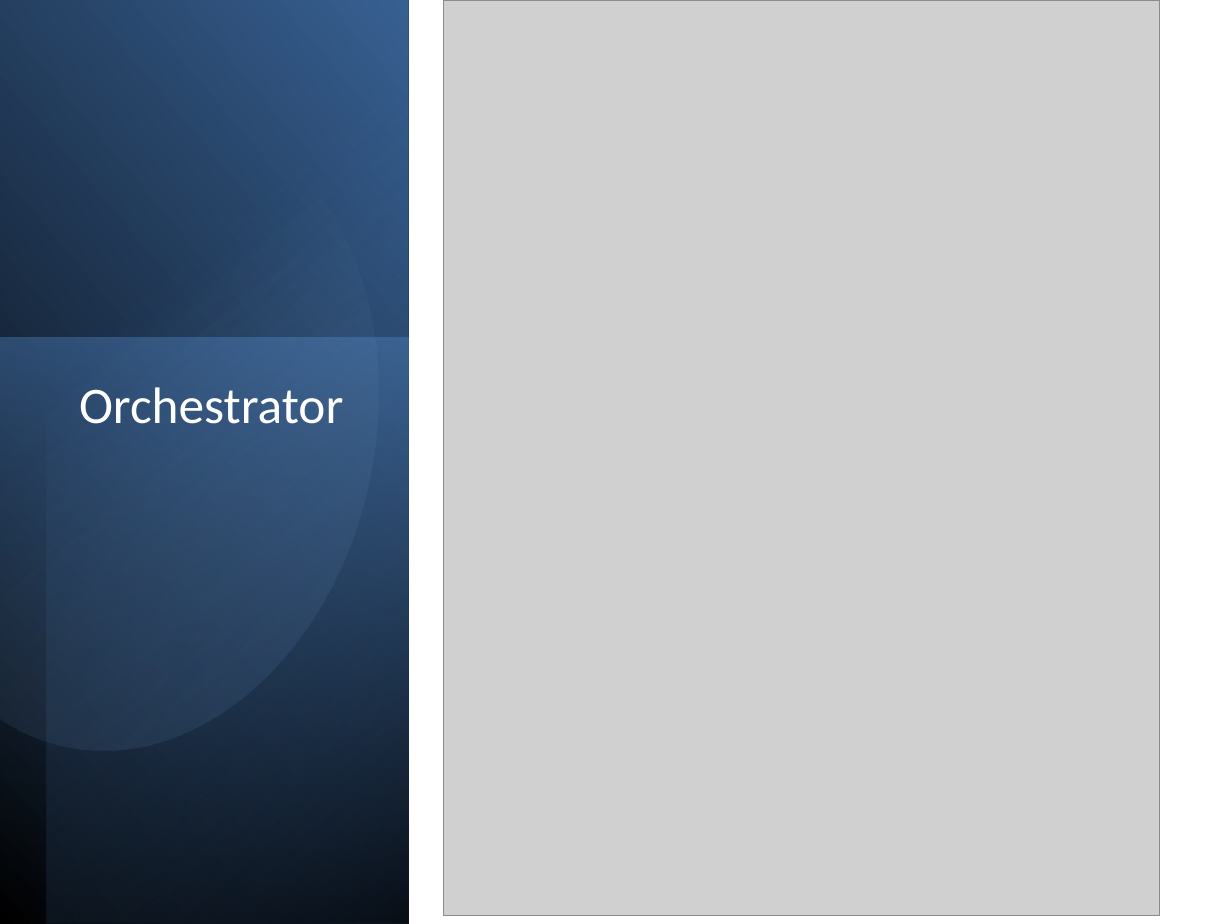
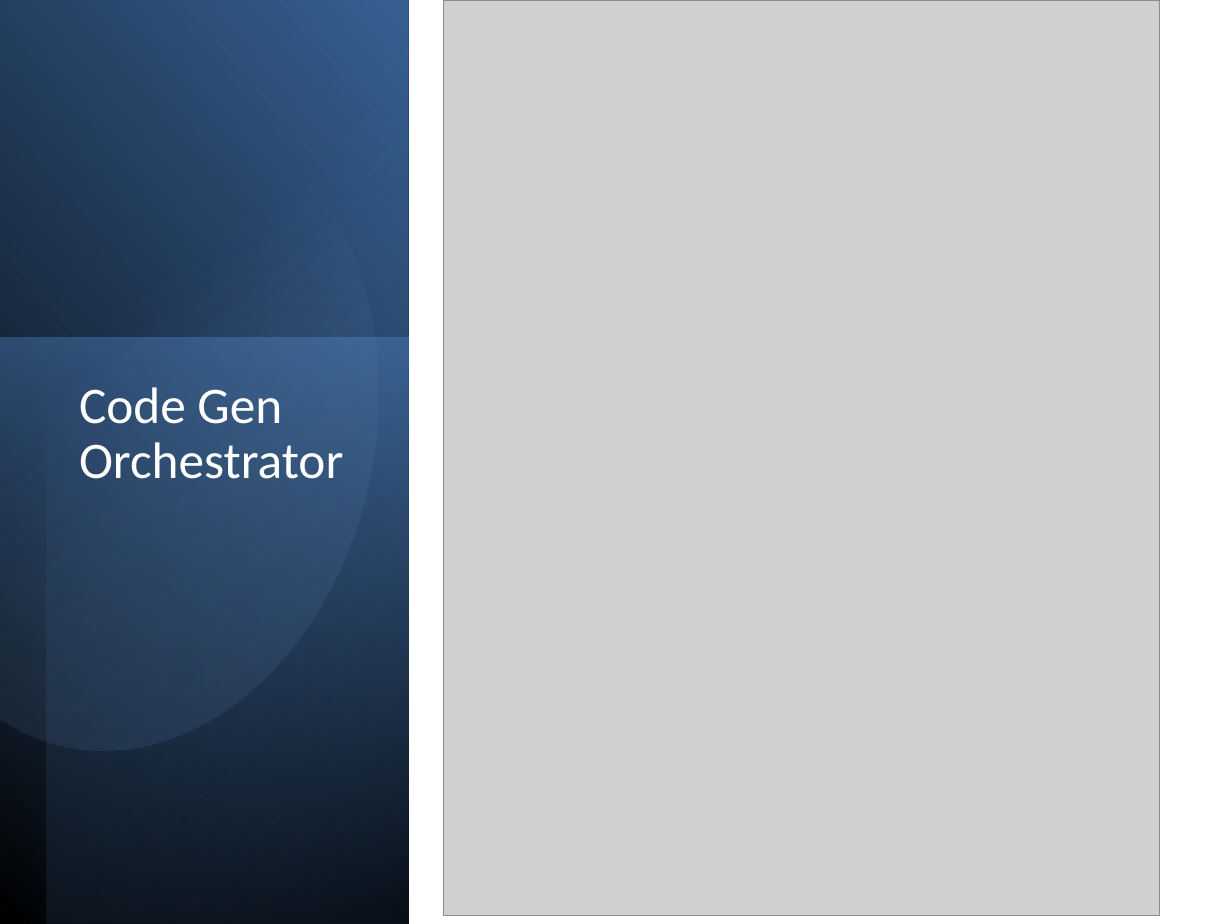
Before and after one commit to kishorec/CSharpCodeGenAgents, a slide deck: slide 6 of docs/CodeGenAgentPresentation.pptx. Drawn at 1232x924 pixels with LibreOffice and Linux fonts; fonts in the diff are those of the drawing; grey boxes stand for pictures. Boxes give left, top, right and bottom in pixels: in the first picture for what was removed or moved away, otherwise in the second. Text is boxed around its words. In the diff, an @@ line names an element or a change of style, - is before the commit and + after.

```diff
--- a/docs/CodeGenAgentPresentation.pptx
+++ b/docs/CodeGenAgentPresentation.pptx
@@ title at (x1=79, y1=387, x2=343, y2=479): text changed @@
-Orchestrator
+Code Gen Orchestrator
```
Also in this commit, not shown: 3 other slides changed, 6 other files.
